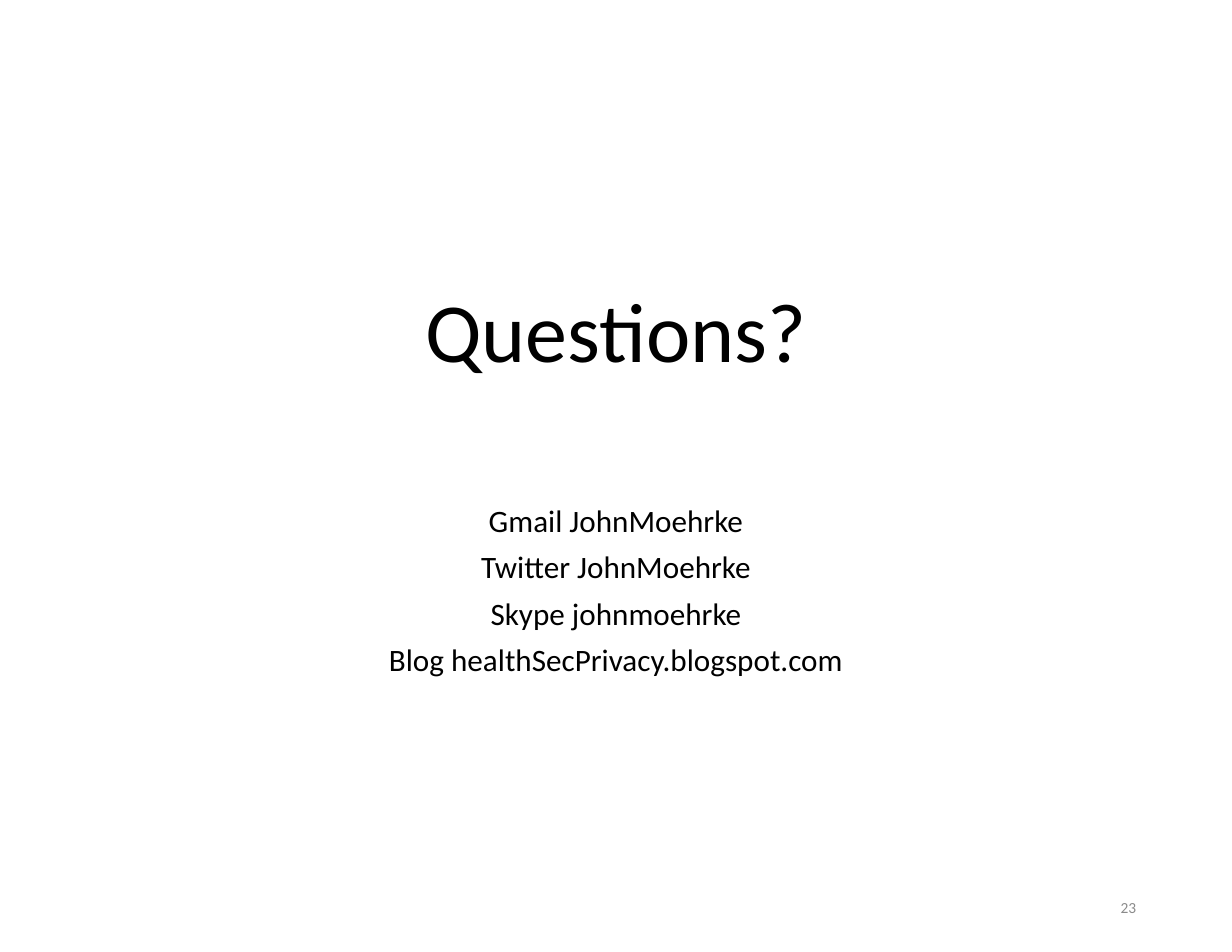
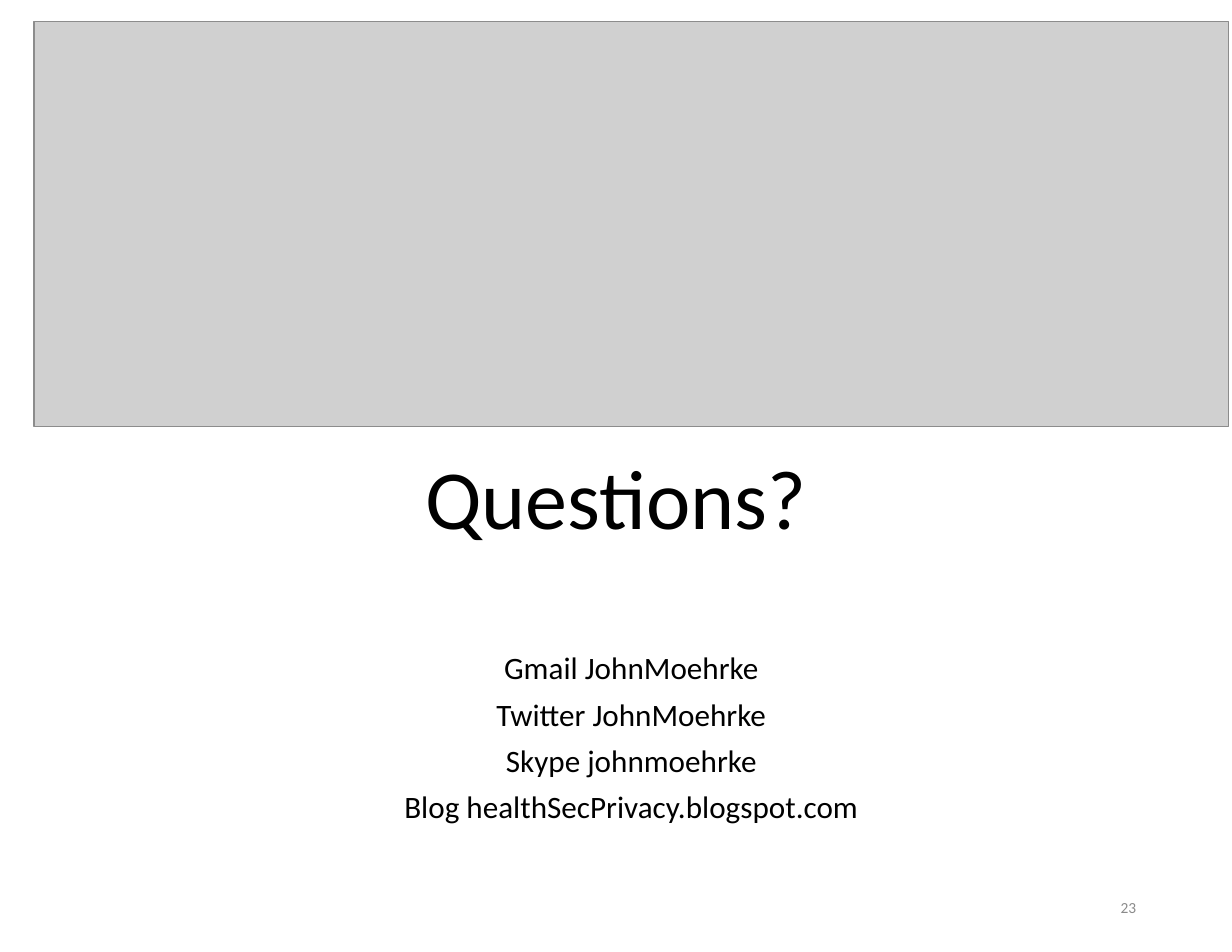
Before and after one commit to IHE/IT-Infrastructure, a slide deck: slide 23 of Presentations/IHE-and-HL7.pptx. Drawn at 1232x952 pixels with LibreOffice and Linux fonts; fonts in the diff are those of the drawing; grey boxes stand for pictures. Boxes give left, top, right and bottom in pixels: in the first picture for what was removed or moved away, otherwise in the second. Text is boxed around its words. In the diff, an @@ line names an element or a change of style, - is before the commit and + after.

```diff
--- a/Presentations/IHE-and-HL7.pptx
+++ b/Presentations/IHE-and-HL7.pptx
@@ picture added at [34,21,1229,426] @@
@@ title "Questions?": place and size @@
-title "Questions?" at [425,304,806,373]
+title "Questions?" at [425,471,806,540]
@@ subtitle "Gmail JohnMoehrke": place and size @@
-subtitle "Gmail JohnMoehrke" at [389,510,842,677]
+subtitle "Gmail JohnMoehrke" at [404,657,857,824]
```
Also in this commit, not shown: 1 other slide changed, 2 other files.
